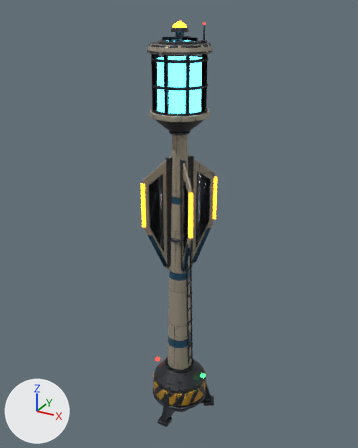
The glTF model assets/ships/parts/places/place_nav_buoy.glb: old version first, new version second.
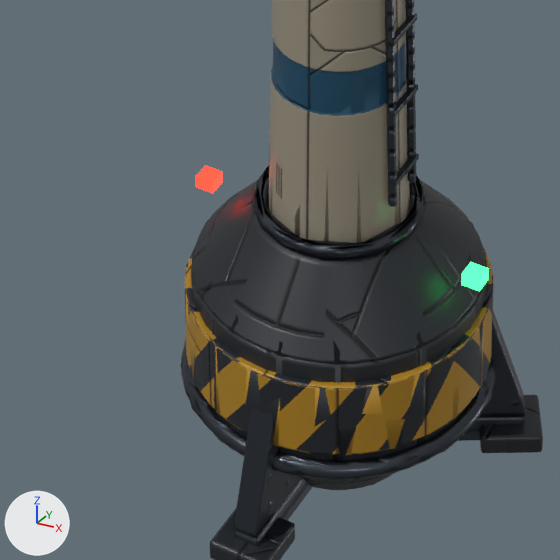
The first picture shows the older version from a 50 mm lens placed at (7.95, -14.49, 10.63), pointed at (-0.1, 0.13, 3.32). The close-ups show the older and then the newer version on the part from 34% to 61% of the width and 73% to 95% of the height of that picture. Only the edits that show in the close-ups are written down. The lights are fixed; the arrows at lower left show +X, +Y and +Z. Objects named as collision shapes, trigger or cutter boxes, shadow casters or lower levels of detail are left out. Where no turn or scale is listed for an object, it has been applied to the vertices. Vertices at exactly the same position are counted once.

Names of what the first close-up shows: 'LOD0_Armor', 'LOD0_Hull', 'LOD0_Mechanical', 'LOD0_Warning', 'LOD1_Armor', 'LOD1_Livery', 'LOD1_Mechanical', 'LOD2_Armor', 'LOD2_Hull', 'LOD2_Livery', 'LOD2_Mechanical', 'LOD2_Warning' and 7 more.
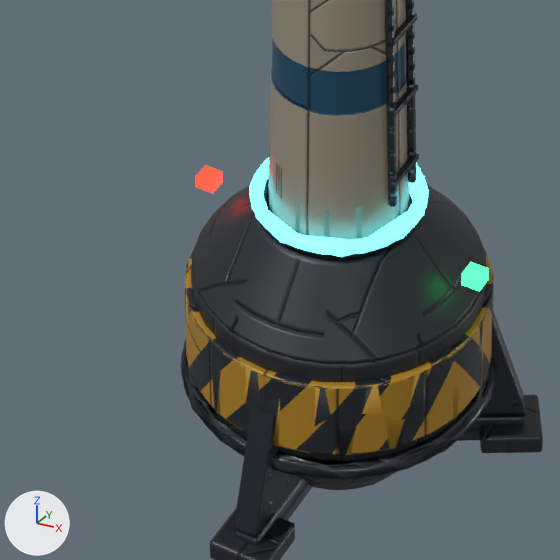
Pixel boxes (x1, y1, x2, y2) of what changed, in the close-ups (560 x 560 px):
'LOD0_MOTION_NAV_BUOY_PULSE_Lights_Cyan', added
    after: (249, 157, 429, 255)
'LOD1_MOTION_NAV_BUOY_PULSE_Lights_Cyan', added
    after: (249, 160, 426, 257)
'LOD2_MOTION_NAV_BUOY_PULSE_Lights_Cyan', added
    after: (252, 163, 426, 249)
part 1 of me_lod1_mechanical, cut back
    before: (182, 339, 497, 480)
    after: (181, 331, 524, 538)

The change in detail:
me_lod1_mechanical is used by ob_lod1_mechanical; location (0.0, 0.0, 0.0).
me_lod1_mechanical had 1457 vertices, 2854 faces and spanned x -1.2..1.2, y -1.3..1.1, z -5.0..10.0.
me_lod1_mechanical now has 1012 vertices, 1996 faces and spans x -1.2..1.2, y -1.3..1.1, z -5.0..10.0.
me_lod1_mechanical part 1: 12 vertices moved within x -1.1..1.1, y -1.1..1.1, z -4.4..-4.2; 44 vertices removed from x -1.1..1.1, y -1.1..1.1, z -4.4..-4.2; 130 vertices added at x -1.2..1.2, y -1.3..1.1, z -5.0..-3.4.
Other edits to the shape of me_lod1_mechanical do not show in these pictures.
Mesh me_lod2_motion_nav_buoy_pulse_lights_cyan is new.
It has 25 vertices, 50 faces and spans x -0.619..0.619, y -0.619..0.619, z -2.846..-2.752.
It uses material mat_material_emissive_cyan (dark cyan #2a707c, glowing cyan #5fe8ff).
Mesh me_lod1_motion_nav_buoy_pulse_lights_cyan is new.
It has 57 vertices, 114 faces and spans x -0.63..0.63, y -0.63..0.63, z -2.851..-2.752.
It uses material mat_material_emissive_cyan (dark cyan #2a707c, glowing cyan #5fe8ff).
Mesh me_lod0_motion_nav_buoy_pulse_lights_cyan is new.
It has 144 vertices, 288 faces and spans x -0.63..0.63, y -0.63..0.63, z -2.843..-2.757.
It uses material mat_material_emissive_cyan (dark cyan #2a707c, glowing cyan #5fe8ff).
Object 'LOD2_MOTION_NAV_BUOY_PULSE_Lights_Cyan' (ob_lod2_motion_nav_buoy_pulse_lights_cyan) is new; it shows me_lod2_motion_nav_buoy_pulse_lights_cyan.
Its location is (0.0, 0.0, 0.0).
Object 'LOD1_MOTION_NAV_BUOY_PULSE_Lights_Cyan' (ob_lod1_motion_nav_buoy_pulse_lights_cyan) is new; it shows me_lod1_motion_nav_buoy_pulse_lights_cyan.
Its location is (0.0, 0.0, 0.0).
Object 'LOD0_MOTION_NAV_BUOY_PULSE_Lights_Cyan' (ob_lod0_motion_nav_buoy_pulse_lights_cyan) is new; it shows me_lod0_motion_nav_buoy_pulse_lights_cyan.
Its location is (0.0, 0.0, 0.0).
